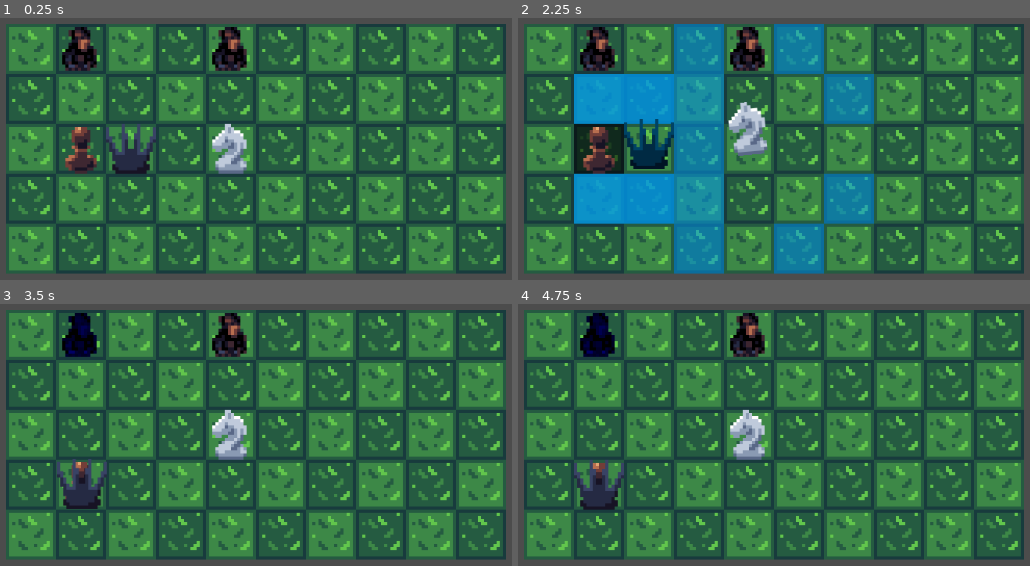
Above: before the commit, frames 1-4 (two rows, left to right).
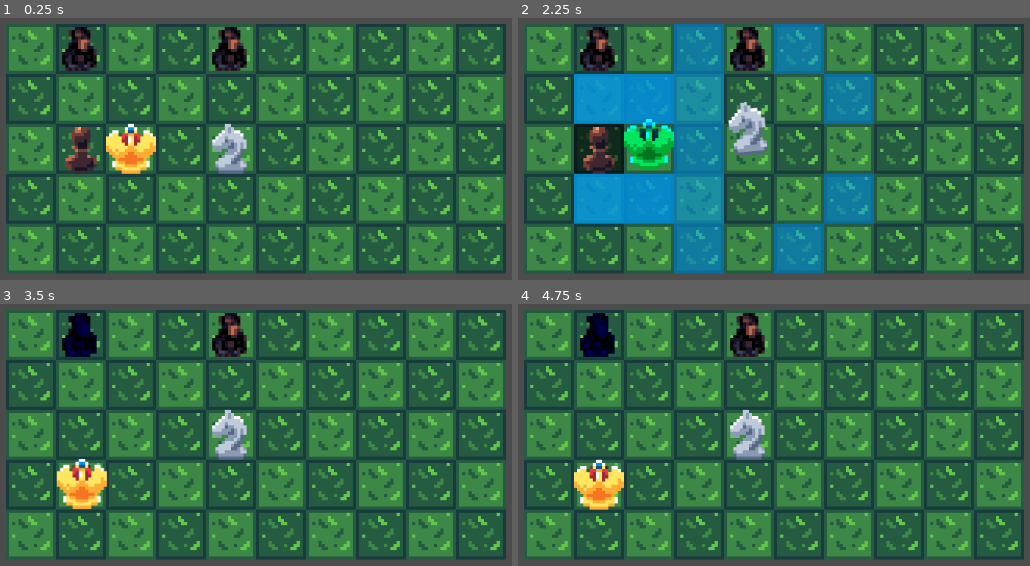
Above: after the commit, the same moments.

Repository: stealthio/Kings-Pawn
Game: Godot game, scene res://Game.tscn
Two runs of this game, one before a commit and one after it. Both use one fixed random seed, a clock stepped at 60 frames per second and the inputs below. The project has no main scene, so this scene is started directly.
Inputs (mouse positions are in pixels of both pictures, inside the frame that each line leads up to):
- Up to frame 1 (0.25 s): no input
- Up to frame 2 (2.25 s): tap Enter at 0.5 s; move the mouse to (599, 149) at 0.52 s; click (599, 149) at 0.6 s; move the mouse to (748, 149) at 1.27 s; click (748, 149) at 1.35 s; move the mouse to (651, 149) at 2.02 s; click (651, 149) at 2.1 s
- Up to frame 3 (3.5 s): move the mouse to (81, 484) at 2.77 s; click (81, 484) at 2.85 s
- Up to frame 4 (4.75 s): move the mouse to (outside the picture) at 3.52 s; click (outside the picture) at 3.6 s; tap Space at 4.25 s; move the mouse to (661, 448) at 4.27 s; click (661, 448) at 4.35 s

The runs differ from the first frame. In frame 1, 1.5% of the frame differs, in the area x 20-31%, y 40-60%; in frame 2, 1.5%; in frame 3, 1.5%, in the area x 10-21%, y 59-79%; in frame 4, 1.5%.

Commit message:
Added proper art and properly renamed assets according to their pieces

Diff:
--- a/Game.tscn
+++ b/Game.tscn
@@ -2,7 +2,7 @@
 
 [ext_resource path="res://Scenes/Figurine.tscn" type="PackedScene" id=1]
 [ext_resource path="res://Scenes/Board.tscn" type="PackedScene" id=2]
-[ext_resource path="res://Ressources/Figurines/Horse.png" type="Texture" id=3]
+[ext_resource path="res://Ressources/Figurines/Knight.png" type="Texture" id=3]
 [ext_resource path="res://Ressources/Enemies/Pawn.png" type="Texture" id=4]
 [ext_resource path="res://Ressources/Figurines/King.png" type="Texture" id=5]
 [ext_resource path="res://Scripts/Enemy.gd" type="Script" id=6]
@@ -349,11 +349,11 @@
 position = Vector2( 128, 192 )
 inversion = false
 
-[node name="Horse" parent="YSort" instance=ExtResource( 1 )]
+[node name="Knight" parent="YSort" instance=ExtResource( 1 )]
 position = Vector2( 320, 192 )
 movement = Vector2( 1, 2 )
 
-[node name="Sprite" parent="YSort/Horse" index="0"]
+[node name="Sprite" parent="YSort/Knight" index="0"]
 texture = ExtResource( 3 )
 
 [node name="King" parent="YSort" instance=ExtResource( 1 )]
@@ -430,5 +430,5 @@
 [connection signal="animation_finished" from="YSort/Enemy2/AnimationPlayer" to="YSort/Enemy2" method="_on_AnimationPlayer_animation_finished"]
 
 [editable path="YSort/Pawn"]
-[editable path="YSort/Horse"]
+[editable path="YSort/Knight"]
 [editable path="YSort/King"]
Binary file added: Ressources/Figurines/Bishop.png
Not shown, changed: Ressources/Figurines/Bishop.png.import
Binary file changed: Ressources/Figurines/King.png
Renamed: Ressources/Figurines/Horse.png -> Ressources/Figurines/Knight.png
Not shown, changed: Ressources/Figurines/Knight.png.import
Binary file changed: Ressources/Figurines/Queen.png
Binary file changed: Ressources/Figurines/Rook.png
Binary file removed: Ressources/Figurines/Tower.png
